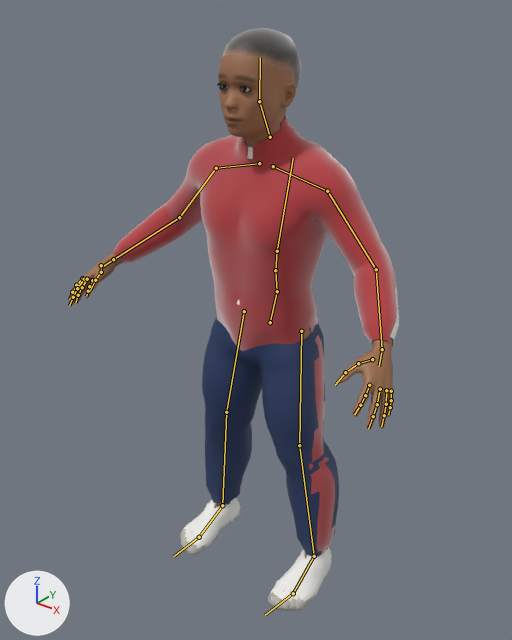
One commit to the glTF model apps/client/public/characters/kishore.high.glb: the scene before it, then after it.
One viewpoint serves both versions: a camera (50 mm lens) standing at (0.955, -1.254, 1.481) and looking at (-0.04, -0.011, 0.711). The axes (+X, +Y, +Z) are drawn at lower left. The lights are the same throughout. The older version comes first. The bones that change, and the others that lie on the model, are drawn over the model as lines.
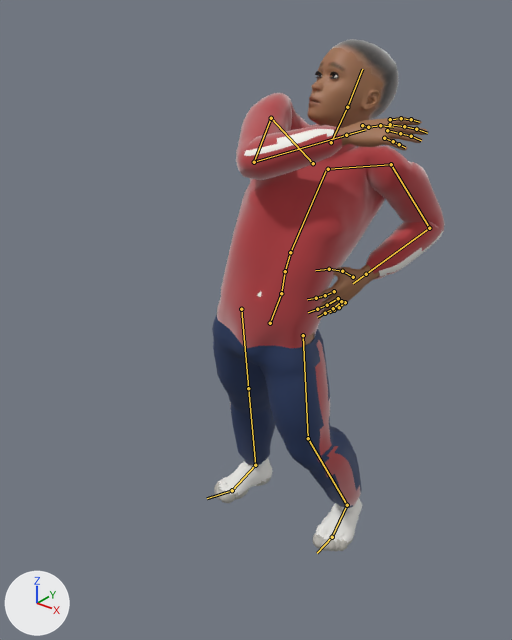
The newer file adds an action. The first version stands in its rest pose; the second is drawn at frame 1 of the action 'cheer'.

What changed in the scene script:
```text
Change bone_pelvis:
    where bone_pelvis = bpy.data.objects['Rig'].pose.bones['pelvis']  # child of 'Root'
    bone_pelvis.location: (0.0, 0.0, 0.0) -> (-0.004, -0.003, -0.005)
    bone_pelvis.rotation_quaternion: (1.0, 0.0, 0.0, 0.0) -> (0.993, -0.076, 0.079, -0.045)  # degrees (0, 0, 0) -> degrees (-9, 9, -6)
Change bone_spine_01:
    where bone_spine_01 = bpy.data.objects['Rig'].pose.bones['spine_01']  # child of 'pelvis'
    bone_spine_01.rotation_quaternion: (1.0, 0.0, 0.0, 0.0) -> (0.998, -0.034, 0.046, 0.022)  # degrees (0, 0, 0) -> degrees (-4, 5, 2)
Change bone_spine_02:
    where bone_spine_02 = bpy.data.objects['Rig'].pose.bones['spine_02']  # child of 'spine_01'
    bone_spine_02.rotation_quaternion: (1.0, 0.0, 0.0, 0.0) -> (0.997, -0.048, 0.06, -0.018)  # degrees (0, 0, 0) -> degrees (-6, 7, -2)
Change bone_spine_03:
    where bone_spine_03 = bpy.data.objects['Rig'].pose.bones['spine_03']  # child of 'spine_02'
    bone_spine_03.rotation_quaternion: (1.0, 0.0, 0.0, 0.0) -> (0.998, -0.026, 0.038, -0.032)  # degrees (0, 0, 0) -> degrees (-3, 4, -4)
Change bone_clavicle_l:
    where bone_clavicle_l = bpy.data.objects['Rig'].pose.bones['clavicle_l']  # child of 'spine_03'
    bone_clavicle_l.rotation_quaternion: (1.0, 0.0, 0.0, 0.0) -> (0.947, 0.095, 0.0, 0.307)  # degrees (0, 0, 0) -> degrees (10, -3, 36)
Change bone_upperarm_l:
    where bone_upperarm_l = bpy.data.objects['Rig'].pose.bones['upperarm_l']  # child of 'clavicle_l'
    bone_upperarm_l.rotation_quaternion: (1.0, 0.0, 0.0, 0.0) -> (0.623, -0.061, 0.69, -0.363)  # degrees (0, 0, 0) -> degrees (-86, 55, -112)
Change bone_lowerarm_l:
    where bone_lowerarm_l = bpy.data.objects['Rig'].pose.bones['lowerarm_l']  # child of 'upperarm_l'
    bone_lowerarm_l.rotation_quaternion: (1.0, 0.0, 0.0, 0.0) -> (0.866, 0.422, -0.032, 0.266)  # degrees (0, 0, 0) -> degrees (48, -16, 27)
Change bone_hand_l:
    where bone_hand_l = bpy.data.objects['Rig'].pose.bones['hand_l']  # child of 'lowerarm_l'
    bone_hand_l.rotation_quaternion: (1.0, 0.0, 0.0, 0.0) -> (0.971, -0.089, -0.214, -0.054)  # degrees (0, 0, 0) -> degrees (-9, -25, -4)
Change bone_clavicle_r:
    where bone_clavicle_r = bpy.data.objects['Rig'].pose.bones['clavicle_r']  # child of 'spine_03'
    bone_clavicle_r.rotation_quaternion: (1.0, 0.0, 0.0, 0.0) -> (0.939, 0.127, 0.0, -0.321)  # degrees (0, 0, 0) -> degrees (14, 5, -37)
Change bone_upperarm_r:
    where bone_upperarm_r = bpy.data.objects['Rig'].pose.bones['upperarm_r']  # child of 'clavicle_r'
    bone_upperarm_r.rotation_quaternion: (1.0, 0.0, 0.0, 0.0) -> (0.676, 0.678, -0.213, 0.188)  # degrees (0, 0, 0) -> degrees (91, -33, -2)
Change bone_lowerarm_r:
    where bone_lowerarm_r = bpy.data.objects['Rig'].pose.bones['lowerarm_r']  # child of 'upperarm_r'
    bone_lowerarm_r.rotation_quaternion: (1.0, 0.0, 0.0, 0.0) -> (0.868, 0.419, 0.032, -0.266)  # degrees (0, 0, 0) -> degrees (48, 16, -27)
Change bone_hand_r:
    where bone_hand_r = bpy.data.objects['Rig'].pose.bones['hand_r']  # child of 'lowerarm_r'
    bone_hand_r.rotation_quaternion: (1.0, 0.0, 0.0, 0.0) -> (0.984, -0.085, 0.146, 0.06)  # degrees (0, 0, 0) -> degrees (-9, 17, 6)
Change bone_neck_01:
    where bone_neck_01 = bpy.data.objects['Rig'].pose.bones['neck_01']  # child of 'spine_03'
    bone_neck_01.rotation_quaternion: (1.0, 0.0, 0.0, 0.0) -> (0.981, -0.075, -0.171, -0.051)  # degrees (0, 0, 0) -> degrees (-8, -20, -4)
Change bone_head:
    where bone_head = bpy.data.objects['Rig'].pose.bones['head']  # child of 'neck_01'
    bone_head.rotation_quaternion: (1.0, 0.0, 0.0, 0.0) -> (0.955, 0.089, -0.267, 0.097)  # degrees (0, 0, 0) -> degrees (8, -32, 9)
Change bone_thigh_l:
    where bone_thigh_l = bpy.data.objects['Rig'].pose.bones['thigh_l']  # child of 'pelvis'
    bone_thigh_l.rotation_quaternion: (1.0, 0.0, 0.0, 0.0) -> (-0.982, -0.12, -0.094, 0.106)  # degrees (0, 0, 0) -> degrees (13, 12, -11)
Change bone_calf_l:
    where bone_calf_l = bpy.data.objects['Rig'].pose.bones['calf_l']  # child of 'thigh_l'
    bone_calf_l.rotation_quaternion: (1.0, 0.0, 0.0, 0.0) -> (0.991, 0.13, 0.013, 0.009)  # degrees (0, 0, 0) -> degrees (15, 1, 1)
Change bone_foot_l:
    where bone_foot_l = bpy.data.objects['Rig'].pose.bones['foot_l']  # child of 'calf_l'
    bone_foot_l.rotation_quaternion: (1.0, 0.0, 0.0, 0.0) -> (-0.946, 0.296, 0.11, 0.077)  # degrees (0, 0, 0) -> degrees (-34, -15, -5)
Change bone_thigh_r:
    where bone_thigh_r = bpy.data.objects['Rig'].pose.bones['thigh_r']  # child of 'pelvis'
    bone_thigh_r.rotation_quaternion: (1.0, 0.0, 0.0, 0.0) -> (-0.959, -0.273, -0.015, -0.069)  # degrees (0, 0, 0) -> degrees (32, 0, 8)
Change bone_calf_r:
    where bone_calf_r = bpy.data.objects['Rig'].pose.bones['calf_r']  # child of 'thigh_r'
    bone_calf_r.rotation_quaternion: (1.0, 0.0, 0.0, 0.0) -> (0.995, -0.099, -0.011, -0.003)  # degrees (0, 0, 0) -> degrees (-11, -1, 0)
Change bone_foot_r:
    where bone_foot_r = bpy.data.objects['Rig'].pose.bones['foot_r']  # child of 'calf_r'
    bone_foot_r.rotation_quaternion: (1.0, 0.0, 0.0, 0.0) -> (0.975, -0.192, 0.112, 0.022)  # degrees (0, 0, 0) -> degrees (-22, 13, 0)
```

Where the change shows, as pixel boxes [x1, y1, x2, y2] in the pictures (512 x 640 px):
'Mesh_0', posed (30% narrower, 12% shorter)
    before: [68, 28, 399, 611]
    after: [212, 39, 445, 551]
bone 'pelvis', root to tip
    before: (270, 322) to (277, 291)
    after: (270, 323) to (281, 293)
bone 'spine_01', root to tip
    before: (277, 291) to (275, 270)
    after: (281, 293) to (285, 271)
bone 'spine_02', root to tip
    before: (275, 270) to (277, 251)
    after: (285, 271) to (290, 252)
bone 'spine_03', root to tip
    before: (277, 251) to (293, 158)
    after: (290, 252) to (326, 170)
bone 'clavicle_l', root to tip
    before: (273, 166) to (327, 191)
    after: (328, 169) to (391, 164)
bone 'upperarm_l', root to tip
    before: (327, 191) to (376, 269)
    after: (391, 164) to (429, 228)
bone 'lowerarm_l', root to tip
    before: (376, 269) to (382, 349)
    after: (429, 228) to (366, 274)
bone 'hand_l', root to tip
    before: (382, 349) to (379, 366)
    after: (366, 274) to (353, 283)
bone 'clavicle_r', root to tip
    before: (259, 163) to (216, 168)
    after: (313, 163) to (271, 118)
bone 'upperarm_r', root to tip
    before: (216, 168) to (179, 217)
    after: (271, 118) to (254, 162)
bone 'lowerarm_r', root to tip
    before: (179, 217) to (113, 259)
    after: (254, 162) to (346, 135)
bone 'hand_r', root to tip
    before: (113, 259) to (100, 268)
    after: (346, 135) to (365, 129)
bone 'neck_01', root to tip
    before: (270, 137) to (259, 101)
    after: (331, 142) to (347, 107)
bone 'head', root to tip
    before: (259, 101) to (260, 57)
    after: (347, 107) to (362, 69)
bone 'thigh_l', root to tip
    before: (301, 331) to (299, 445)
    after: (303, 335) to (308, 438)
bone 'calf_l', root to tip
    before: (299, 445) to (314, 556)
    after: (308, 438) to (347, 505)
bone 'foot_l', root to tip
    before: (314, 556) to (293, 593)
    after: (347, 505) to (332, 537)
bone 'thigh_r', root to tip
    before: (244, 311) to (226, 412)
    after: (241, 309) to (248, 388)
bone 'calf_r', root to tip
    before: (226, 412) to (222, 505)
    after: (248, 388) to (255, 465)
bone 'foot_r', root to tip
    before: (222, 505) to (199, 537)
    after: (255, 465) to (232, 490)
